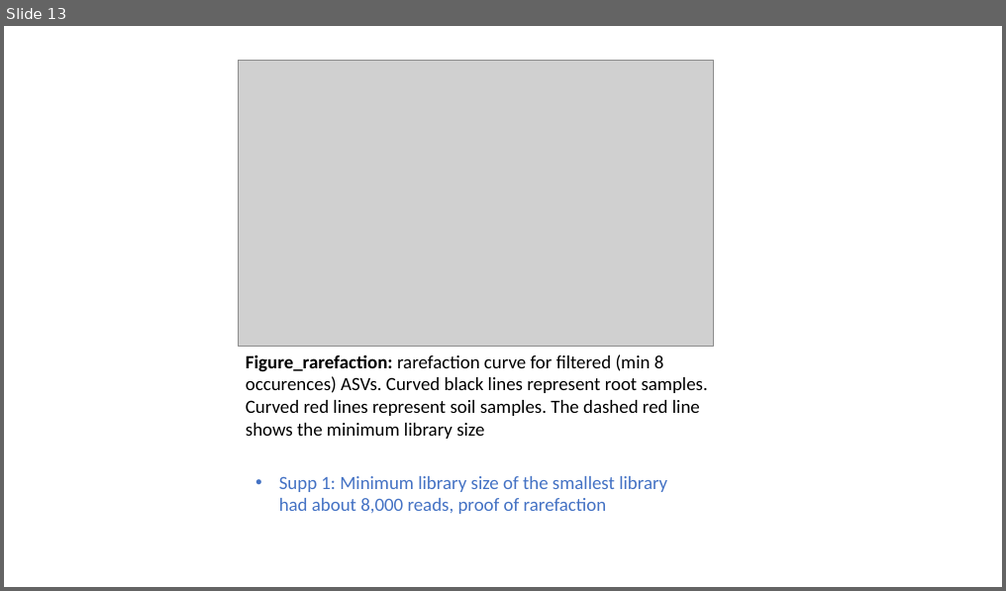
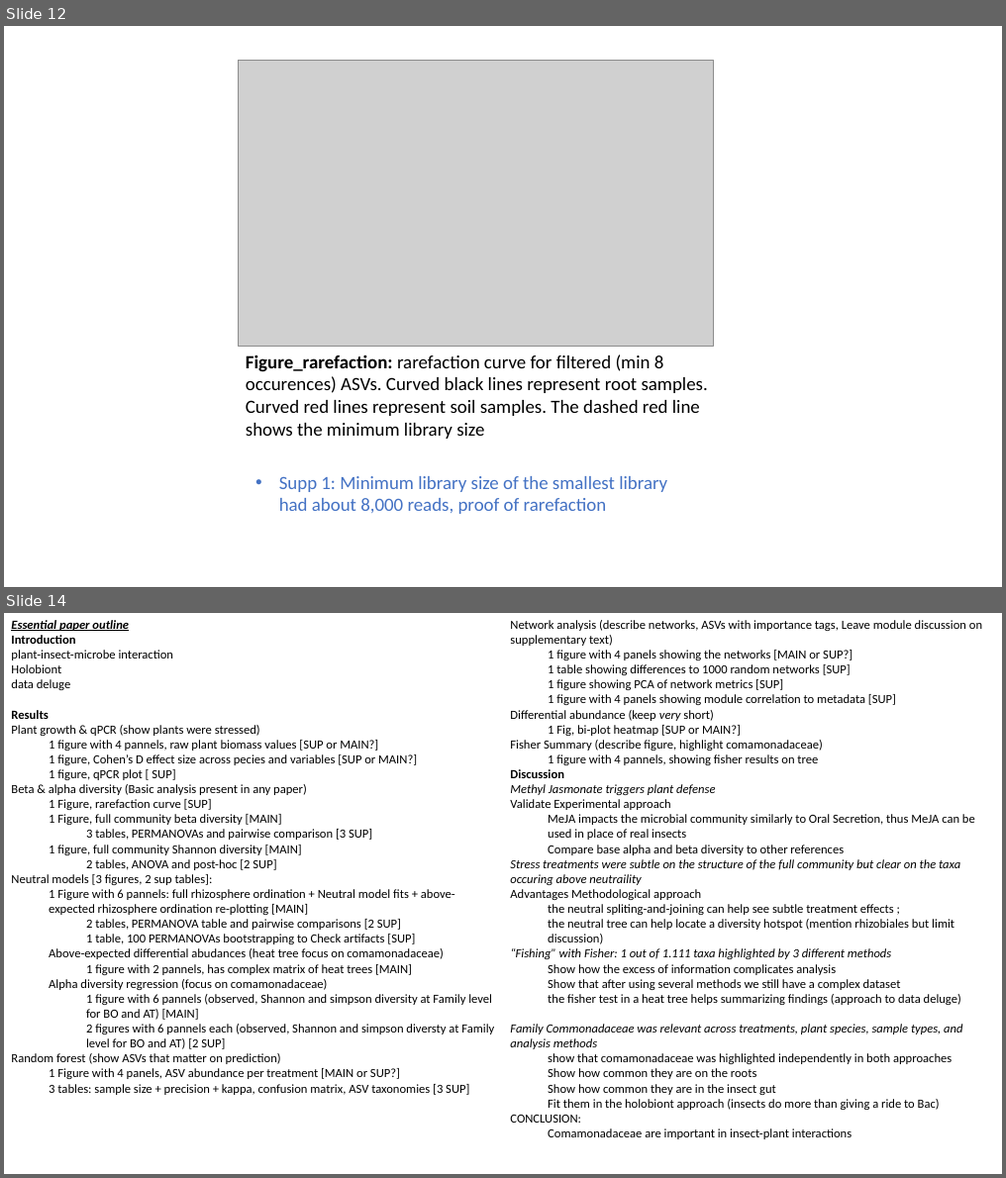
Before and after one commit to PedroBeschoren/Beschoren_Aragon_etal_2024, a slide deck: Docs/Story_shaping.pptx. Shown one above the other, each under a label of ours: slide 13 before the commit, slides 12 and 14 after it; the slides between them are not shown. The pictures are 1006x591 and 1006x1178 pixels, drawn with LibreOffice and Linux fonts; fonts in the diff are those of the drawing; grey boxes stand for pictures. Boxes give left, top, right and bottom in pixels: in the first picture for what was removed or moved away, otherwise in the second. Text is boxed around its words. In the diff, an @@ line names an element or a change of style, - is before the commit and + after.

Commit message:
manuscript and summary pt update

```diff
--- a/Docs/Story_shaping.pptx
+++ b/Docs/Story_shaping.pptx
@@ slide 14 added at (x1=4, y1=613, x2=1002, y2=1174), background #FFFFFF @@
@@ text added at (x1=11, y1=620, x2=494, y2=1095), 12 pt, text #000000 @@
+Essential paper outline
+Introduction
+plant-insect-microbe interaction
+Holobiont
+data deluge
+Results
+Plant growth & qPCR (show plants were stressed)
+  1 figure with 4 pannels, raw plant biomass values [SUP or MAIN?]
+  1 figure, Cohen’s D effect size across pecies and variables [SUP or MAIN?]
+  1 figure, qPCR plot [ SUP]
+Beta & alpha diversity (Basic analysis present in any paper)
+  1 Figure, rarefaction curve [SUP]
+  1 Figure, full community beta diversity [MAIN]
+    3 tables, PERMANOVAs and pairwise comparison [3 SUP]
+  1 figure, full community Shannon diversity [MAIN]
+    2 tables, ANOVA and post-hoc [2 SUP]
+Neutral models [3 figures, 2 sup tables]:
+  1 Figure with 6 pannels: full rhizosphere ordination + Neutral model fits + above-expected rhizosphere ordination re-plotting [MAIN]
+    2 tables, PERMANOVA table and pairwise comparisons [2 SUP]
+    1 table, 100 PERMANOVAs bootstrapping to Check artifacts [SUP]
+  Above-expected differential abudances (heat tree focus on comamonadaceae)
+    1 figure with 2 pannels, has complex matrix of heat trees [MAIN]
+  Alpha diversity regression (focus on comamonadaceae)
+    1 figure with 6 pannels (observed, Shannon and simpson diversity at Family level for BO and AT) [MAIN]
+    2 figures with 6 pannels each (observed, Shannon and simpson diversty at Family level for BO and AT) [2 SUP]
+Random forest (show ASVs that matter on prediction)
+  1 Figure with 4 panels, ASV abundance per treatment [MAIN or SUP?]
+  3 tables: sample size + precision + kappa, confusion matrix, ASV taxonomies [3 SUP]
@@ text added at (x1=510, y1=620, x2=982, y2=1140), 12 pt, text #000000 @@
+Network analysis (describe networks, ASVs with importance tags, Leave module discussion on supplementary text)
+  1 figure with 4 panels showing the networks [MAIN or SUP?]
+  1 table showing differences to 1000 random networks [SUP]
+  1 figure showing PCA of network metrics [SUP]
+  1 figure with 4 panels showing module correlation to metadata [SUP]
+Differential abundance (keep very short)
+  1 Fig, bi-plot heatmap [SUP or MAIN?]
+Fisher Summary (describe figure, highlight comamonadaceae)
+  1 figure with 4 pannels, showing fisher results on tree
+Discussion
+Methyl Jasmonate triggers plant defense
+Validate Experimental approach
+  MeJA impacts the microbial community similarly to Oral Secretion, thus MeJA can be used in place of real insects
+  Compare base alpha and beta diversity to other references
+Stress treatments were subtle on the structure of the full community but clear on the taxa occuring above neutraility
+Advantages Methodological approach
+  the neutral spliting-and-joining can help see subtle treatment effects ;
+  the neutral tree can help locate a diversity hotspot (mention rhizobiales but limit discussion)
+“Fishing” with Fisher: 1 out of 1.111 taxa highlighted by 3 different methods
+  Show how the excess of information complicates analysis
+  Show that after using several methods we still have a complex dataset
+  the fisher test in a heat tree helps summarizing findings (approach to data deluge)
+Family Commonadaceae was relevant across treatments, plant species, sample types, and analysis methods
+  show that comamonadaceae was highlighted independently in both approaches
+  Show how common they are on the roots
+  Show how common they are in the insect gut
+  Fit them in the holobiont approach (insects do more than giving a ride to Bac)
+CONCLUSION:
+  Comamonadaceae are important in insect-plant interactions
@@ what was slide 13 is now slide 12 @@
```
Also in this commit, not shown: 6 other slides added, 4 slides removed, 4 other files.
